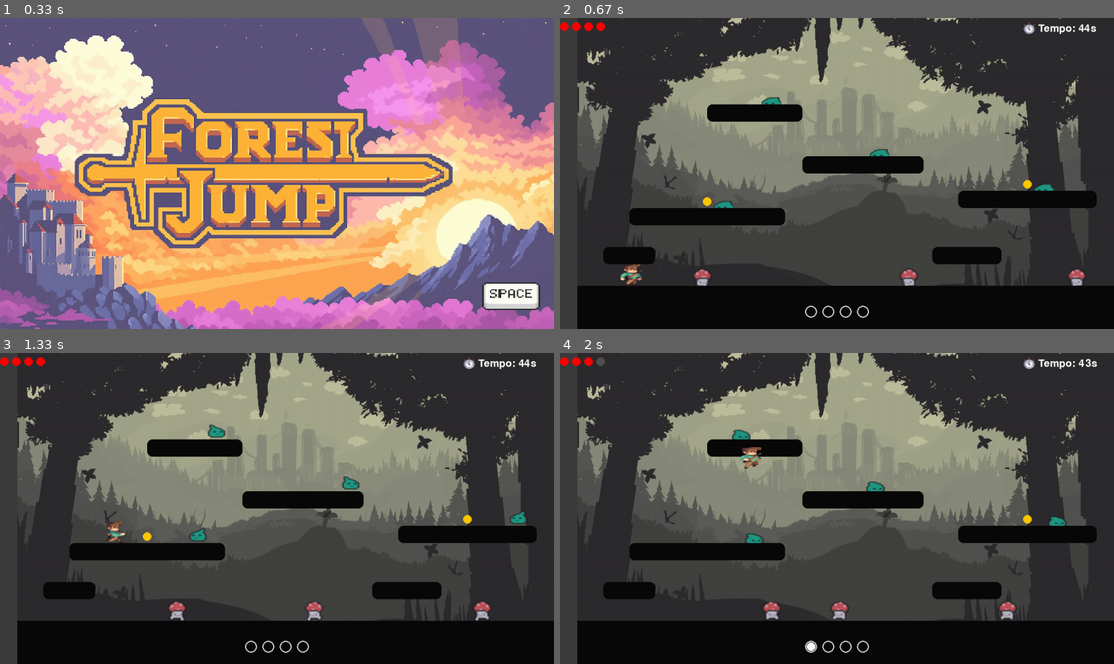
Above: before the commit, frames 1-4 (two rows, left to right).
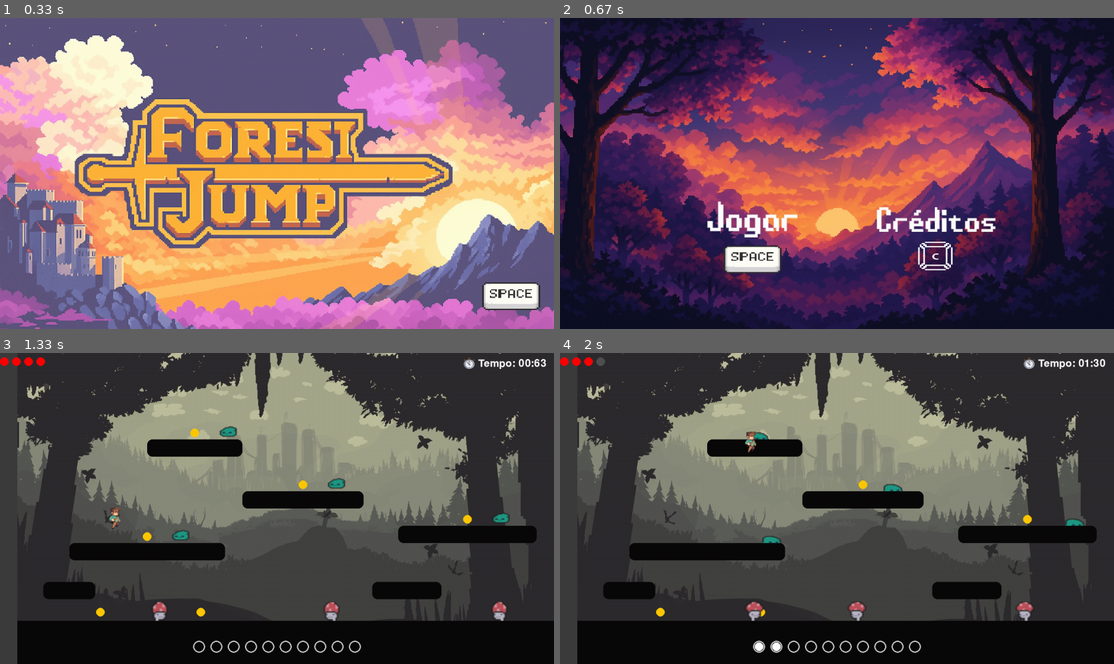
Above: after the commit, the same moments.

Repository: dianaract1311/Pygame-25.2
Game: pygame game, started from fase1.py
Two runs of this game, one before a commit and one after it. Both use one fixed random seed, a clock stepped at 60 frames per second and the inputs below.
Inputs:
- Up to frame 1 (0.33 s): no input
- Up to frame 2 (0.67 s): tap Space at 0.33 s
- Up to frame 3 (1.33 s): tap Space at 0.67 s; hold Space from 1 s (still down); hold Right from 1 s (still down)
- Up to frame 4 (2 s): release Space at 1.47 s; release Right at 1.47 s; hold Right from 1.55 s (still down); tap Space at 1.62, 1.92 s

Frame 1 is identical in both runs. In frame 2, 91% of the frame differs, in the area x 0-100%, y 0-100%; in frame 3, 2.0%; in frame 4, 2.0%.

Commit message:
tela de lobby tela de créditos sistema de ranking game over + reiniciar

Diff:
--- a/fase1.py
+++ b/fase1.py
@@ -2,13 +2,30 @@
 import random
 import math
 import os #facilitar o uso das imagens/sprites
+import json
 
 pygame.init()
+
+# inicializa o mixer de áudio
+pygame.mixer.init()
+
+# inicia o timer somente quando o jogo começa
+start_time = pygame.time.get_ticks()
+time_elapsed_ms = 0
+
+# toca música de fundo em loop (-1 = loop infinito)
+music_path = os.path.join("assets", "snd", "musica_fundo.mp3")
+try:
+    pygame.mixer.music.load(music_path)
+    pygame.mixer.music.set_volume(0.6)  # ajuste entre 0.0 e 1.0 conforme quiser
+    pygame.mixer.music.play(-1)  # -1 = toca em loop infinito
+except Exception as e:
+    print(f"Aviso: não foi possível tocar a música: {e}")
 
 # ===== Configurações da tela =====
 WIDTH, HEIGHT = 1280, 720
 window = pygame.display.set_mode((WIDTH, HEIGHT))
-pygame.display.set_caption("Jardim Esquecido")
+pygame.display.set_caption("Forest Jump")
 
 # Carrega o background uma vez
 image = pygame.image.load("assets/background.jpg").convert()
@@ -155,7 +172,11 @@
         self.jump_frame = None
         try:
             jimg = pygame.image.load(jump_path).convert_alpha()
-            self.jump_frame = pygame.transform.smoothscale(jimg, (self.rect.width, self.rect.height))
+            # Mantemos proporção: escala para caber na altura do rect mantendo proporção
+            jw, jh = jimg.get_size()
+            scale_h = self.rect.height
+            scale_w = int(jw * (scale_h / jh))
+            self.jump_frame = pygame.transform.smoothscale(jimg, (scale_w, scale_h))
         except Exception as e:
             # se falhar, apenas mantemos jump_frame = None (fallback será o comportamento anterior)
             print(f"Aviso: não foi possível carregar jump.png: {e}")
@@ -251,7 +272,12 @@
 
         # Se estiver no ar, desenha o sprite de pulo (se disponível)
         if not self.on_ground and self.jump_frame is not None:
-            surface.blit(self.jump_frame, (self.rect.x - int(cam.x), self.rect.y - int(cam.y)))
+            # desenhamos o sprite de pulo centralizado horizontalmente no rect para evitar "esticamento"
+            frame = self.jump_frame
+            fw, fh = frame.get_size()
+            x = self.rect.centerx - fw // 2 - int(cam.x)
+            y = self.rect.y - int(cam.y)
+            surface.blit(frame, (x, y))
             return
 
         # Escolhe sprite conforme estado do jogador
@@ -269,7 +295,6 @@
         else:
             # fallback
             frame = self.run_frames_right[0] if len(self.run_frames_right) > 0 else pygame.Surface((self.rect.width, self.rect.height))
-
 
         surface.blit(frame, (self.rect.x - int(cam.x), self.rect.y - int(cam.y)))
 
@@ -486,48 +511,76 @@
 
 all_platforms = platforms + lower_platforms
 
-# ===== Orbes (coletáveis) colocadas em plataformas fixas =====
-orbs = []
+# ===== Orbes (coletáveis) - agora 10 orbes =====
+def create_orbs(total):
+    """Cria uma lista de rects para 'total' orbes, priorizando plataformas fixas, depois espalhando no chão."""
+    orbs_local = []
+    orb_radius_local = 10
+    # use os centros das primeiras plataformas possíveis
+    candidates = []
+    for p in platforms:
+        candidates.append((p.centerx, p.top - 15))
+    # também adicione alguns pontos no chão espalhados
+    ground_candidates = []
+    spacing = MAP_WIDTH // (total + 1)
+    for i in range(1, total + 1):
+        gx = i * spacing
+        gy = GROUND_Y - 20
+        ground_candidates.append((gx, gy))
+    combined = candidates + ground_candidates
+    # pick up to 'total' positions deterministically (para evitar colisões aleatórias)
+    chosen = []
+    idx = 0
+    while len(chosen) < total and idx < len(combined):
+        chosen.append(combined[idx])
+        idx += 1
+    # if still not enough (very unlikely), fill with random ground points
+    while len(chosen) < total:
+        rx = random.randint(WALL_WIDTH + 50, MAP_WIDTH - WALL_WIDTH - 50)
+        ry = GROUND_Y - 20
+        chosen.append((rx, ry))
+    for (ox, oy) in chosen[:total]:
+        orbs_local.append(pygame.Rect(int(ox - orb_radius_local), int(oy - orb_radius_local), orb_radius_local * 2, orb_radius_local * 2))
+    return orbs_local
+
+TOTAL_ORBS = 10
+orbs = create_orbs(TOTAL_ORBS)
 orb_radius = 10
-orb_platform_indices = [0, 2, 4, 6]  # índices de PLATFORMS_FIXED onde haverá orbe
-for idx in orb_platform_indices:
-    if idx < len(platforms):
-        plat = platforms[idx]
-        ox = plat.centerx
-        oy = plat.top - 15
-        orbs.append(pygame.Rect(ox - orb_radius, oy - orb_radius, orb_radius * 2, orb_radius * 2))
-
-total_orbs = len(orbs)
+total_orbs = TOTAL_ORBS
 collected_orbs = 0
+orb_platform_indices = []  # mantido vazio para evitar uso anterior de reconstrução por índice
 
 # ===== Gera inimigos - sobre as plataformas principais =====
-enemies = []
-
-for plat in platforms:
-    enemy = Enemy(plat, speed=2, sprite_size=(45,45))
-    # posiciona o inimigo exatamente no centro da plataforma
-    enemy.rect.centerx = plat.centerx
-    enemy.rect.bottom = plat.top
-    # define direção inicial para alternar (opcional)
-    enemy.direction = 1 if plat.centerx % 2 == 0 else -1
-    enemies.append(enemy)
-
-NUM_GROUND_ENEMIES = 7
-min_x = WALL_WIDTH + 50
-max_x = MAP_WIDTH - WALL_WIDTH - 50
-min_dist = 300  # distância mínima entre inimigos
-
-positions = []
-attempts = 0
-while len(positions) < NUM_GROUND_ENEMIES and attempts < 1000:
-    attempts += 1
-    x = random.randint(min_x, max_x)
-    if all(abs(x - px) >= min_dist for px in positions):
-        positions.append(x)
-
-for x in positions:
-    ge = GroundEnemy(x, GROUND_Y, speed=2, sprite_size=(45,45))
-    enemies.append(ge)
+def create_enemies_on_platforms():
+    lst = []
+    for plat in platforms:
+        enemy = Enemy(plat, speed=2, sprite_size=(45,45))
+        # posiciona o inimigo exatamente no centro da plataforma
+        enemy.rect.centerx = plat.centerx
+        enemy.rect.bottom = plat.top
+        # define direção inicial para alternar (opcional)
+        enemy.direction = 1 if plat.centerx % 2 == 0 else -1
+        lst.append(enemy)
+    return lst
+
+def create_ground_enemies(num):
+    positions = []
+    min_x = WALL_WIDTH + 50
+    max_x = MAP_WIDTH - WALL_WIDTH - 50
+    min_dist = 300  # distância mínima entre inimigos
+    attempts = 0
+    while len(positions) < num and attempts < 2000:
+        attempts += 1
+        x = random.randint(min_x, max_x)
+        if all(abs(x - px) >= min_dist for px in positions):
+            positions.append(x)
+    lst = []
+    for x in positions:
+        ge = GroundEnemy(x, GROUND_Y, speed=2, sprite_size=(45,45))
+        lst.append(ge)
+    return lst
+
+enemies = create_enemies_on_platforms() + create_ground_enemies(7)
 
 
 # ===== Setup inicial =====
@@ -546,15 +599,36 @@
 walls = [left_wall, right_wall]
 
 game_over = False
-# start_time será definido quando o jogador apertar espaço na tela inicial
+game_won = False
+# start_time será definido quando o jogador apertar espaço na tela inicial/lobby
 start_time = None
 enemies_defeated = 0
 
 
-# ===== Tempo de partida (em milissegundos) =====
-TIME_LIMIT = 45 * 1000  # 60 segundos
-time_remaining = TIME_LIMIT
-next_phase = False
+# ===== Ranking (persistente) =====
+HIGHSCORES_FILE = "highscores.json"
+
+def load_highscores():
+    if os.path.exists(HIGHSCORES_FILE):
+        try:
+            with open(HIGHSCORES_FILE, "r", encoding="utf-8") as f:
+                return json.load(f)
+        except Exception:
+            return []
+    return []
+
+def save_highscores(scores):
+    try:
+        with open(HIGHSCORES_FILE, "w", encoding="utf-8") as f:
+            json.dump(scores, f, ensure_ascii=False, indent=2)
+    except Exception as e:
+        print("Erro salvando highscores:", e)
+
+highscores = load_highscores()  # lista de dicts {name, time_ms}
+
+# ===== Tempo de partida (agora conta para cima) =====
+TIME_LIMIT = None  # não usado como limite; usamos timer crescente
+time_elapsed_ms = 0
 
 # ===== Helpers para performance / desenhos pré-calculados =====
 # pre-calc positions for bottom orb slots (centered)
@@ -565,7 +639,7 @@
 slots_start_x = slots_center_x - (slot_spacing * slots_total) // 2 + slot_spacing // 2
 slots_y = HEIGHT - 40  # centro inferior
 
-# ===== Carrega tela inicial =====
+# ===== Carrega tela inicial, lobby e créditos =====
 start_screen_path = os.path.join("assets", "tela_inicial.png")
 try:
     start_img = pygame.image.load(start_screen_path).convert()
@@ -574,9 +648,43 @@
     print(f"Aviso: não foi possível carregar tela_inicial.png: {e}")
     start_img = None
 
-# ===== Tela inicial — aguarda espaço para iniciar =====
+lobby_path = os.path.join("assets", "lobby_jogo.jpg")
+try:
+    lobby_img = pygame.image.load(lobby_path).convert()
+    lobby_img = pygame.transform.scale(lobby_img, (WIDTH, HEIGHT))
+except Exception as e:
+    print(f"Aviso: não foi possível carregar lobby_jogo.jpg: {e}")
+    lobby_img = None
+
+credits_path = os.path.join("assets", "tela_creditos.png")
+try:
+    credits_img = pygame.image.load(credits_path).convert()
+    credits_img = pygame.transform.scale(credits_img, (WIDTH, HEIGHT))
+except Exception as e:
+    print(f"Aviso: não foi possível carregar tela_creditos.png: {e}")
+    credits_img = None
+
+# ===== Tela inicial — aguarda espaço para ir à lobby (sem texto) =====
+showing_start = True
+while showing_start:
+    for event in pygame.event.get():
+        if event.type == pygame.QUIT:
+            pygame.quit()
+            raise SystemExit()
+        if event.type == pygame.KEYDOWN:
+            if event.key == pygame.K_SPACE:
+                showing_start = False  # vai para lobby
+    if start_img:
+        window.blit(start_img, (0, 0))
+    else:
+        window.fill((0, 0, 0))
+    pygame.display.update()
+    clock.tick(60)
+
+# ===== Lobby: esperar espaço para iniciar jogo, ou 'c' para créditos =====
+in_lobby = True
 game_started = False
-while not game_started:
+while in_lobby and not game_started:
     for event in pygame.event.get():
         if event.type == pygame.QUIT:
             pygame.quit()
@@ -584,9 +692,26 @@
         if event.type == pygame.KEYDOWN:
             if event.key == pygame.K_SPACE:
                 game_started = True
-    # desenha a imagem (ou uma tela sólida se não existir)
-    if start_img:
-        window.blit(start_img, (0, 0))
+                in_lobby = False
+            elif event.key == pygame.K_c:
+                # abre créditos
+                showing_credits = True
+                while showing_credits:
+                    for ev in pygame.event.get():
+                        if ev.type == pygame.QUIT:
+                            pygame.quit()
+                            raise SystemExit()
+                        if ev.type == pygame.KEYDOWN:
+                            if ev.key == pygame.K_SPACE:
+                                showing_credits = False  # volta ao lobby
+                    if credits_img:
+                        window.blit(credits_img, (0, 0))
+                    else:
+                        window.fill((0, 0, 0))
+                    pygame.display.update()
+                    clock.tick(60)
+    if lobby_img:
+        window.blit(lobby_img, (0, 0))
     else:
         window.fill((0, 0, 0))
     pygame.display.update()
@@ -594,7 +719,36 @@
 
 # inicia o timer somente quando o jogo começa
 start_time = pygame.time.get_ticks()
-time_remaining = TIME_LIMIT
+time_elapsed_ms = 0
+
+# ===== Variáveis para input de nome quando vencer =====
+entering_name = False
+name_input = ""
+name_prompt_font = pygame.font.Font(pygame.font.get_default_font(), 28)
+
+# ===== Função para resetar o jogo =====
+def reset_game():
+    global player, cam, orbs, collected_orbs, enemies, bullets, start_time
+    global game_over, game_won, entering_name, name_input, time_elapsed_ms, enemies_defeated
+    # recriar player e câmera
+    player = Player(WALL_WIDTH + 100, GROUND_Y - 50)
+    cam = Camera(WIDTH, HEIGHT)
+    # recriar orbes e reset counters
+    orbs = create_orbs(TOTAL_ORBS)
+    collected_orbs = 0
+    # recriar inimigos (plataformas + chão)
+    enemies = create_enemies_on_platforms() + create_ground_enemies(7)
+    # limpar tiros
+    bullets = []
+    enemies_defeated = 0
+    # reset flags e timer
+    game_over = False
+    game_won = False
+    entering_name = False
+    name_input = ""
+    start_time = pygame.time.get_ticks()
+    time_elapsed_ms = 0
+
 
 # ===== Loop principal =====
 running = True
@@ -602,6 +756,38 @@
     for event in pygame.event.get():
         if event.type == pygame.QUIT:
             running = False
+
+        # Quando venceu: tratar input de nome e permitir restart com espaço
+        if game_won:
+            if entering_name and event.type == pygame.KEYDOWN:
+                if event.key == pygame.K_BACKSPACE:
+                    name_input = name_input[:-1]
+                elif event.key == pygame.K_RETURN or event.key == pygame.K_KP_ENTER:
+                    # salva o score
+                    entry = {"name": name_input if name_input.strip() != "" else "Anon", "time_ms": time_elapsed_ms}
+                    highscores.append(entry)
+                    # ordena por menor tempo
+                    highscores = sorted(highscores, key=lambda x: x["time_ms"])[:50]  # guardar top50
+                    save_highscores(highscores)
+                    entering_name = False
+                else:
+                    # limitar tamanho e aceitar caracteres normais
+                    if len(name_input) < 20 and event.unicode.isprintable():
+                        name_input += event.unicode
+            elif not entering_name and event.type == pygame.KEYDOWN:
+                # após salvar ou se não quiser digitar, espaço reinicia
+                if event.key == pygame.K_SPACE:
+                    reset_game()
+            # ignorar controles normais enquanto venceu
+            continue
+
+        # Quando em game_over: permitir restart com espaço
+        if game_over:
+            if event.type == pygame.KEYDOWN and event.key == pygame.K_SPACE:
+                reset_game()
+            continue
+
+        # controles normais do jogo (quando não venceu e não game_over)
         if not game_over and event.type == pygame.KEYDOWN:
             if event.key == pygame.K_SPACE:
                 player.jump_action()
@@ -612,18 +798,12 @@
 
     keys = pygame.key.get_pressed()
 
-    if not game_over:
+    if not game_over and not game_won:
+        # atualiza timer crescente
+        time_elapsed_ms = pygame.time.get_ticks() - start_time
+
         player.update(keys, all_platforms, walls)
         cam.update(player.rect, player.vx)
-
-        # Atualiza o tempo restante
-        elapsed = pygame.time.get_ticks() - start_time
-        time_remaining = max(0, TIME_LIMIT - elapsed)
-
-        # Se o tempo acabou, o jogo termina
-        if time_remaining == 0:
-            game_over = True
-
 
         # Checa colisão jogador <-> orbes (removendo ao coletar)
         for orb in orbs[:]:
@@ -667,6 +847,13 @@
         bullets = [b for b in bullets if b.alive]
         enemies = [e for e in enemies if not (hasattr(e, "dead_finished") and e.dead_finished)]
 
+        # checa vitória ao coletar todas as orbes
+        if collected_orbs >= total_orbs and not game_won:
+            game_won = True
+            entering_name = True
+            # trava o tempo final
+            time_elapsed_ms = pygame.time.get_ticks() - start_time
+
     # ===== Desenho =====
     window.fill((35, 60, 110))
 
@@ -716,7 +903,7 @@
     pygame.draw.rect(window, (60, 60, 60), (left_wall.x - int(cam.x), left_wall.y - int(cam.y), left_wall.width, left_wall.height))
     pygame.draw.rect(window, (60, 60, 60), (right_wall.x - int(cam.x), right_wall.y - int(cam.y), right_wall.width, right_wall.height))
 
-        # ===== HUD: vidas no canto superior esquerdo =====
+    # ===== HUD: vidas no canto superior esquerdo =====
     heart_radius = 10
     heart_padding = 10
     for i in range(4):  # total de 4 vidas
@@ -725,14 +912,14 @@
         color = (255, 0, 0) if i < player.lives else (80, 80, 80)
         pygame.draw.circle(window, color, (hx, hy), heart_radius)
 
-    seconds_left = time_remaining // 1000
-    timer_text = font.render(f"Tempo: {seconds_left:02d}s", True, (255, 255, 255))
-
+    # ===== Timer (contando para cima) =====
+    seconds = time_elapsed_ms // 1000
+    ms = (time_elapsed_ms % 1000) // 10
+    timer_text = font.render(f"Tempo: {seconds:02d}:{ms:02d}", True, (255, 255, 255))
     window.blit(timer_icon, (WIDTH - 210, 10))
     window.blit(timer_text, (WIDTH - 175, 12))
 
-
-    # ===== Slots de orbes (círculos brancos vazios no centro inferior) - desenha contorno
+    # ===== Slots de orbes (círculos brancos vazios no centro inferior) - desenha contorno =====
     for i in range(slots_total):
         sx = slots_start_x + i * slot_spacing
         pygame.draw.circle(window, (200, 200, 200), (sx, slots_y), slot_radius, width=3)
@@ -744,31 +931,60 @@
         sx = slots_start_x + i * slot_spacing
         pygame.draw.circle(window, (255, 255, 255), (sx, slots_y), slot_radius - 4)
 
-    # ===== Tela final =====
+    # ===== Tela de vitória: mostra tempo final e input para nome =====
+    if game_won:
+        # semi-transparência de fundo
+        overlay = pygame.Surface((WIDTH, HEIGHT), pygame.SRCALPHA)
+        overlay.fill((0, 0, 0, 160))
+        window.blit(overlay, (0, 0))
+
+        # mostra tempo final centralizado
+        final_seconds = time_elapsed_ms // 1000
+        final_ms = (time_elapsed_ms % 1000) // 10
+        txt_time = font.render(f"Tempo final: {final_seconds:02d}:{final_ms:02d}", True, (255, 255, 0))
+        window.blit(txt_time, (WIDTH//2 - txt_time.get_width()//2, HEIGHT//2 - 80))
+
+        # mostra prompt para nome e caixa
+        prompt = name_prompt_font.render("Digite seu nome e pressione Enter:", True, (255,255,255))
+        window.blit(prompt, (WIDTH//2 - prompt.get_width()//2, HEIGHT//2 - 30))
+
+        # desenha caixa de texto
+        box_w, box_h = 480, 40
+        box_x = WIDTH//2 - box_w//2
+        box_y = HEIGHT//2 + 10
+        pygame.draw.rect(window, (255,255,255), (box_x-2, box_y-2, box_w+4, box_h+4), border_radius=6)  # borda
+        pygame.draw.rect(window, (30,30,30), (box_x, box_y, box_w, box_h), border_radius=6)
+        name_surf = name_prompt_font.render(name_input + ("|" if (pygame.time.get_ticks() // 500) % 2 == 0 else ""), True, (255,255,255))
+        window.blit(name_surf, (box_x + 10, box_y + (box_h - name_surf.get_height())//2))
+
+        # mostra top 5 do ranking atual (persistente)
+        hs_title = font.render("Ranking (melhores tempos)", True, (200,200,255))
+        window.blit(hs_title, (50, 100))
+        for i, entry in enumerate(highscores[:5]):
+            sec = entry["time_ms"] // 1000
+            ms_e = (entry["time_ms"] % 1000) // 10
+            line = font.render(f"{i+1}. {entry['name']} - {sec:02d}:{ms_e:02d}", True, (220,220,220))
+            window.blit(line, (50, 140 + i*28))
+
+        # instrução para reiniciar (após salvar ou pular digitar)
+        if not entering_name:
+            inst = font.render("Aperte a tecla espaço para reiniciar", True, (255,255,0))
+            window.blit(inst, (WIDTH//2 - inst.get_width()//2, HEIGHT//2 + 70))
+
+    # ===== Tela final (game over) =====
     if game_over:
-        from tela_final import mostrar_tela_final
-        acao = mostrar_tela_final(window, background, font, collected_orbs, total_orbs)
-
-        if acao == "voltar":
-            # Reinicia o jogo
-            player = Player(WALL_WIDTH + 100, GROUND_Y - 50)
-            cam = Camera(WIDTH, HEIGHT)
-            collected_orbs = 0
-            orbs = []
-            for idx in orb_platform_indices:
-                plat = platforms[idx]
-                ox = plat.centerx
-                oy = plat.top - 15
-                orbs.append(pygame.Rect(ox - orb_radius, oy - orb_radius, orb_radius * 2, orb_radius * 2))
-            enemies_defeated = 0
-            start_time = pygame.time.get_ticks()
-            time_remaining = TIME_LIMIT
-            game_over = False
-            continue  # volta pro loop do jogo
-
-        elif acao == "sair":
-            running = False
-
+        # semi-transparência de fundo
+        overlay = pygame.Surface((WIDTH, HEIGHT), pygame.SRCALPHA)
+        overlay.fill((0, 0, 0, 160))
+        window.blit(overlay, (0, 0))
+
+        # mensagem GAME OVER
+        go_surf = font.render("GAME OVER", True, (255, 0, 0))
+        window.blit(go_surf, (WIDTH//2 - go_surf.get_width()//2, HEIGHT//2 - 40))
+
+        # instrução para reiniciar
+        inst2 = font.render("aperte a tecla espaço para reiniciar", True, (255, 255, 0))
+        window.blit(inst2, (WIDTH//2 - inst2.get_width()//2, HEIGHT//2 + 10))
 
     pygame.display.update()
     clock.tick(60)
--- /dev/null
+++ b/highscores.json
@@ -0,0 +1,10 @@
+[
+  {
+    "name": "felipe correia",
+    "time_ms": 15767
+  },
+  {
+    "name": "felipe",
+    "time_ms": 39011
+  }
+]
Binary file added: assets/lobby_jogo.jpg
Binary file added: assets/tela_creditos.png
